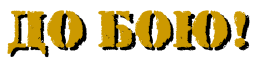
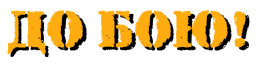
Before/after of a 256 × 64 layered artwork. What changed in the layer stack:
painted on "до бою!" (1st of 2, in "Group 1") over [7, 10, 246, 55]
